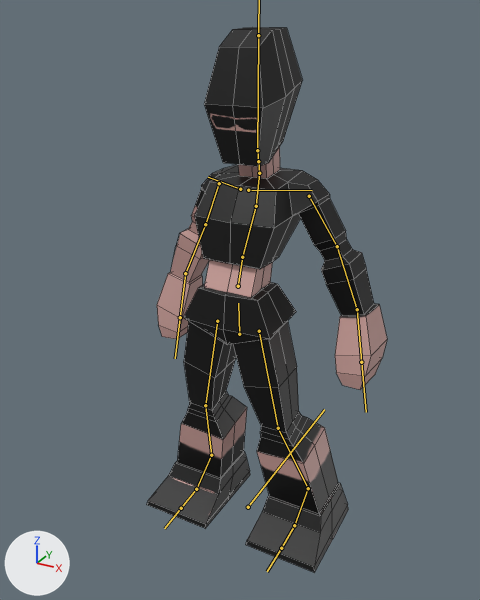
One commit to the FBX model Assets/Models/Player.fbx: the scene before it, then after it.
The view is the same before and after, from a 50 mm camera at (0.863, -1.627, 1.597) aimed at (0.011, -0.079, 0.823). Every picture has the same lights, and +X, +Y and +Z are marked at lower left. The bones that bend it are drawn over the model as lines. Mesh edges are drawn as thin lines.

The first picture shows 'Player'.
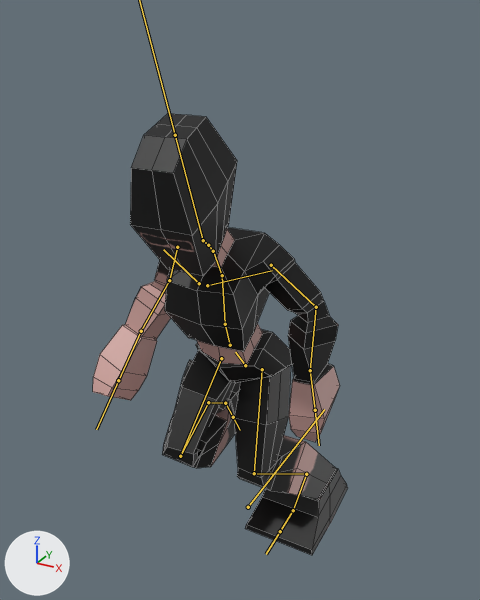
The newer file adds an action. The first version stands in its rest pose; the second is drawn at frame 13 of the action 'Player.Rig|Run'.

Diff of the bpy script that builds the scene:
```diff
--- a/Assets/Models/Player.fbx.py
+++ b/Assets/Models/Player.fbx.py
@@ bone_def_spine @@
 bone_def_spine = bpy.data.objects['Player.Rig'].pose.bones['DEF-spine']  # child of 'root'
-bone_def_spine.location = (0.0, 0.0, 0.0)
-bone_def_spine.rotation_quaternion = (1.0, 0.0, 0.0, 0.0)  # degrees (0, 0, 0)
+bone_def_spine.location = (-0.004, -0.133, -0.038)
+bone_def_spine.rotation_quaternion = (0.947, 0.32, 0.003, -0.01)  # degrees (37, 1, -1)
@@ bone_def_head @@
 bone_def_head = bpy.data.objects['Player.Rig'].pose.bones['DEF-head']  # child of 'DEF-neck'
-bone_def_head.rotation_quaternion = (1.0, 0.0, 0.0, 0.0)  # degrees (0, 0, 0)
+bone_def_head.rotation_quaternion = (0.989, -0.149, 0.0, 0.0)  # degrees (-17, 0, 0)
@@ bone_def_upper_arm_l @@
 bone_def_upper_arm_l = bpy.data.objects['Player.Rig'].pose.bones['DEF-upper_arm.L']  # child of 'DEF-shoulder.L'
-bone_def_upper_arm_l.rotation_quaternion = (1.0, 0.0, 0.0, 0.0)  # degrees (0, 0, 0)
-bone_def_upper_arm_l.scale = (1.0, 1.0, 1.0)
+bone_def_upper_arm_l.rotation_quaternion = (0.974, 0.168, 0.0, 0.15)  # degrees (19, -3, 17)
+bone_def_upper_arm_l.scale = (1.01, 0.99, 1.01)
@@ bone_def_forearm_l @@
 bone_def_forearm_l = bpy.data.objects['Player.Rig'].pose.bones['DEF-forearm.L']  # child of 'DEF-upper_arm.L'
-bone_def_forearm_l.rotation_quaternion = (1.0, 0.0, 0.0, 0.0)  # degrees (0, 0, 0)
-bone_def_forearm_l.scale = (1.0, 1.0, 1.0)
+bone_def_forearm_l.rotation_quaternion = (0.949, 0.239, 0.13, -0.159)  # degrees (26, 19, -15)
+bone_def_forearm_l.scale = (1.0, 0.99, 1.01)
@@ bone_def_hand_l @@
 bone_def_hand_l = bpy.data.objects['Player.Rig'].pose.bones['DEF-hand.L']  # child of 'DEF-forearm.L'
-bone_def_hand_l.rotation_quaternion = (1.0, 0.0, 0.0, 0.0)  # degrees (0, 0, 0)
-bone_def_hand_l.scale = (1.0, 1.0, 1.0)
+bone_def_hand_l.rotation_quaternion = (0.915, -0.126, -0.38, 0.051)  # degrees (-22, -43, 15)
+bone_def_hand_l.scale = (1.0, 1.01, 1.0)
@@ bone_def_upper_arm_r @@
 bone_def_upper_arm_r = bpy.data.objects['Player.Rig'].pose.bones['DEF-upper_arm.R']  # child of 'DEF-shoulder.R'
-bone_def_upper_arm_r.rotation_quaternion = (1.0, 0.0, 0.0, 0.0)  # degrees (0, 0, 0)
+bone_def_upper_arm_r.rotation_quaternion = (0.976, 0.21, 0.0, -0.059)  # degrees (24, 1, -7)
@@ bone_def_forearm_r @@
 bone_def_forearm_r = bpy.data.objects['Player.Rig'].pose.bones['DEF-forearm.R']  # child of 'DEF-upper_arm.R'
-bone_def_forearm_r.rotation_quaternion = (1.0, 0.0, 0.0, 0.0)  # degrees (0, 0, 0)
+bone_def_forearm_r.rotation_quaternion = (0.965, 0.156, 0.184, -0.106)  # degrees (16, 23, -9)
@@ bone_def_hand_r @@
 bone_def_hand_r = bpy.data.objects['Player.Rig'].pose.bones['DEF-hand.R']  # child of 'DEF-forearm.R'
-bone_def_hand_r.rotation_quaternion = (1.0, 0.0, 0.0, 0.0)  # degrees (0, 0, 0)
+bone_def_hand_r.rotation_quaternion = (0.987, 0.146, 0.055, -0.026)  # degrees (17, 7, -2)
@@ bone_def_thigh_l @@
 bone_def_thigh_l = bpy.data.objects['Player.Rig'].pose.bones['DEF-thigh.L']  # child of 'DEF-spine'
-bone_def_thigh_l.rotation_quaternion = (1.0, 0.0, 0.0, 0.0)  # degrees (0, 0, 0)
-bone_def_thigh_l.scale = (1.0, 1.0, 1.0)
+bone_def_thigh_l.rotation_quaternion = (0.873, -0.487, 0.0, -0.016)  # degrees (-58, -1, -2)
+bone_def_thigh_l.scale = (1.01, 0.98, 1.01)
@@ bone_def_shin_l @@
 bone_def_shin_l = bpy.data.objects['Player.Rig'].pose.bones['DEF-shin.L']  # child of 'DEF-thigh.L'
-bone_def_shin_l.rotation_quaternion = (1.0, 0.0, 0.0, 0.0)  # degrees (0, 0, 0)
-bone_def_shin_l.scale = (1.0, 1.0, 1.0)
+bone_def_shin_l.rotation_quaternion = (0.881, 0.473, 0.007, -0.007)  # degrees (56, 1, 0)
+bone_def_shin_l.scale = (1.0, 0.97, 1.03)
@@ bone_def_foot_l @@
 bone_def_foot_l = bpy.data.objects['Player.Rig'].pose.bones['DEF-foot.L']  # child of 'DEF-shin.L'
-bone_def_foot_l.rotation_quaternion = (1.0, 0.0, 0.0, 0.0)  # degrees (0, 0, 0)
-bone_def_foot_l.scale = (1.0, 1.0, 1.0)
+bone_def_foot_l.rotation_quaternion = (0.952, -0.305, -0.012, 0.007)  # degrees (-36, -1, 1)
+bone_def_foot_l.scale = (0.99, 0.99, 1.02)
@@ bone_def_thigh_r @@
 bone_def_thigh_r = bpy.data.objects['Player.Rig'].pose.bones['DEF-thigh.R']  # child of 'DEF-spine'
-bone_def_thigh_r.rotation_quaternion = (1.0, 0.0, 0.0, 0.0)  # degrees (0, 0, 0)
-bone_def_thigh_r.scale = (1.0, 1.0, 1.0)
+bone_def_thigh_r.rotation_quaternion = (0.701, -0.713, 0.0, 0.019)  # degrees (-91, 2, 2)
+bone_def_thigh_r.scale = (1.01, 0.97, 1.01)
@@ bone_def_shin_r @@
 bone_def_shin_r = bpy.data.objects['Player.Rig'].pose.bones['DEF-shin.R']  # child of 'DEF-thigh.R'
-bone_def_shin_r.rotation_quaternion = (1.0, 0.0, 0.0, 0.0)  # degrees (0, 0, 0)
-bone_def_shin_r.scale = (1.0, 1.0, 1.0)
+bone_def_shin_r.rotation_quaternion = (0.516, 0.852, -0.019, 0.089)  # degrees (117, -10, 4)
+bone_def_shin_r.scale = (1.0, 0.97, 1.03)
@@ bone_def_foot_r @@
 bone_def_foot_r = bpy.data.objects['Player.Rig'].pose.bones['DEF-foot.R']  # child of 'DEF-shin.R'
-bone_def_foot_r.rotation_quaternion = (1.0, 0.0, 0.0, 0.0)  # degrees (0, 0, 0)
-bone_def_foot_r.scale = (1.0, 1.0, 1.0)
+bone_def_foot_r.rotation_quaternion = (0.886, 0.442, -0.043, -0.135)  # degrees (53, 3, -16)
+bone_def_foot_r.scale = (0.99, 1.02, 0.99)
```

Where the change shows, as pixel boxes [x1, y1, x2, y2] in the pictures (480 x 600 px):
'Player', posed (6% wider, 19% shorter): before [147, 27, 387, 573]; after [93, 113, 348, 555]
bone 'DEF-spine', root to tip: before (239, 334) to (238, 303); after (245, 365) to (235, 352)
bone 'DEF-head', root to tip: before (257, 150) to (258, 35); after (203, 240) to (175, 135)
bone 'DEF-upper_arm.L', root to tip: before (309, 196) to (337, 246); after (271, 265) to (316, 307)
bone 'DEF-forearm.L', root to tip: before (337, 246) to (357, 309); after (316, 307) to (310, 370)
bone 'DEF-hand.L', root to tip: before (357, 309) to (361, 362); after (310, 370) to (315, 410)
bone 'DEF-upper_arm.R', root to tip: before (219, 183) to (205, 224); after (177, 247) to (169, 280)
bone 'DEF-forearm.R', root to tip: before (205, 224) to (185, 273); after (169, 280) to (141, 331)
bone 'DEF-hand.R', root to tip: before (185, 273) to (180, 317); after (141, 331) to (118, 380)
bone 'DEF-thigh.L', root to tip: before (259, 331) to (278, 428); after (262, 369) to (254, 473)
bone 'DEF-shin.L', root to tip: before (278, 428) to (308, 488); after (254, 473) to (306, 474)
bone 'DEF-foot.L', root to tip: before (308, 488) to (294, 525); after (306, 474) to (293, 510)
bone 'DEF-thigh.R', root to tip: before (217, 321) to (205, 405); after (221, 358) to (180, 456)
bone 'DEF-shin.R', root to tip: before (205, 405) to (211, 455); after (180, 456) to (208, 402)
bone 'DEF-foot.R', root to tip: before (211, 455) to (196, 489); after (208, 402) to (225, 403)
